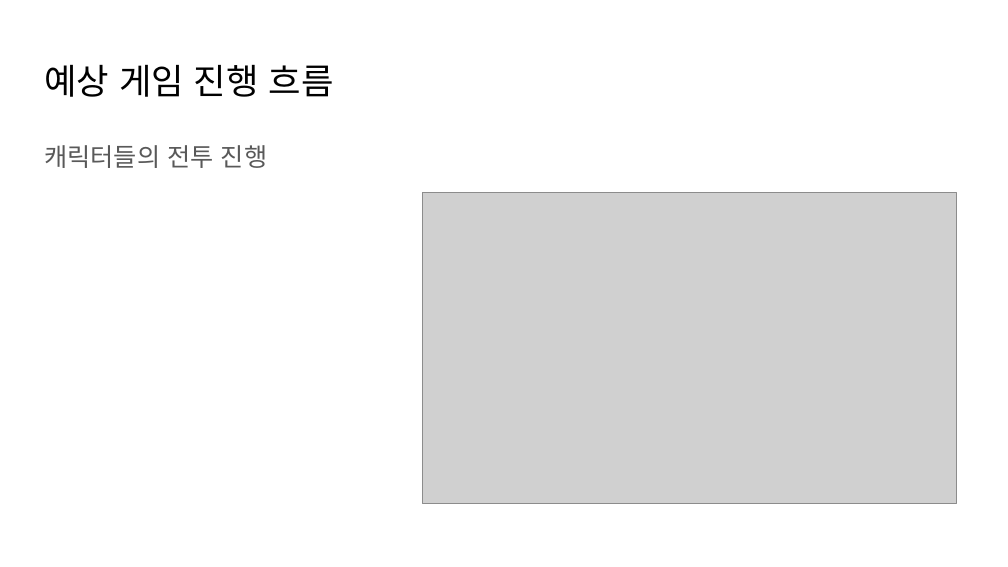
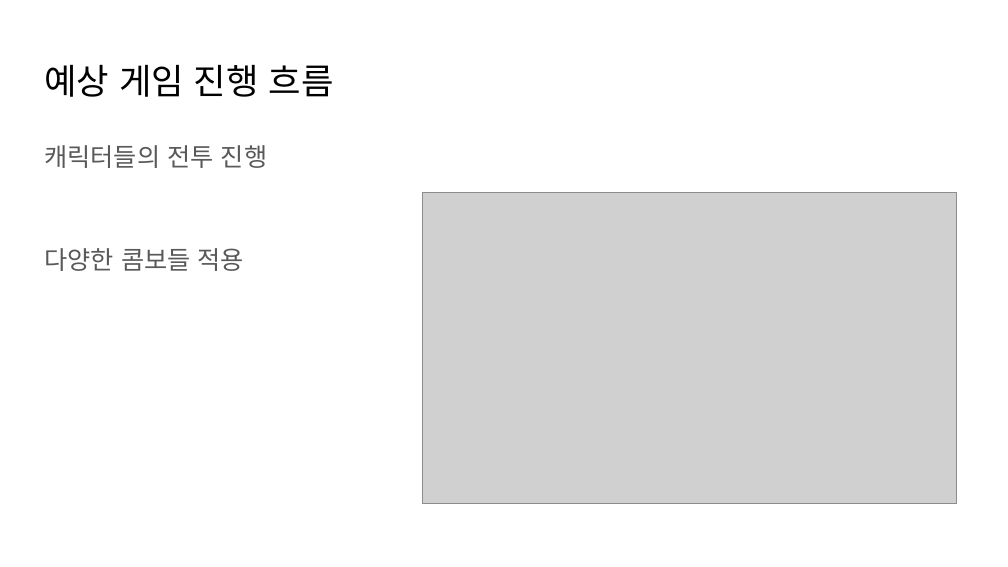
Before and after one commit to dkssud05/2DGP-GAME-PROJECT, a slide deck: slide 5 of 2DGP_게임기획서_2024184014_손현우.pptx. Drawn at 1008x567 pixels with LibreOffice and Linux fonts; fonts in the diff are those of the drawing; grey boxes stand for pictures. Boxes give left, top, right and bottom in pixels: in the first picture for what was removed or moved away, otherwise in the second. Text is boxed around its words. In the diff, an @@ line names an element or a change of style, - is before the commit and + after.

Commit message:
2DGP 게임기획서 제출

```diff
--- a/2DGP_게임기획서_2024184014_손현우.pptx
+++ b/2DGP_게임기획서_2024184014_손현우.pptx
@@ text at bbox=[44, 248, 244, 271]: paragraph added @@
+다양한 콤보들 적용
```
